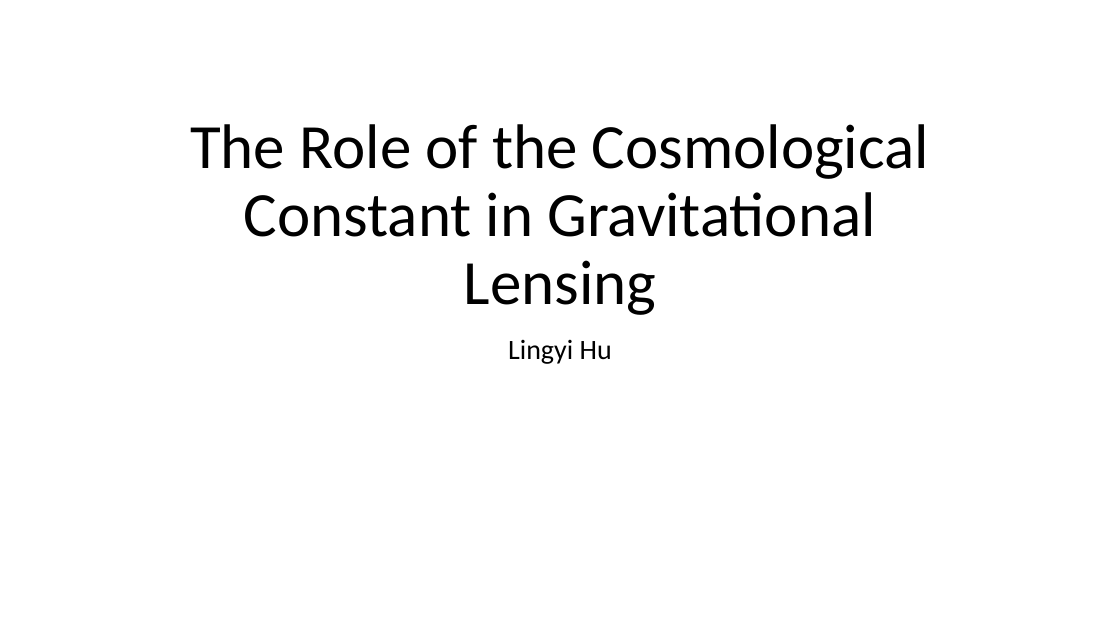
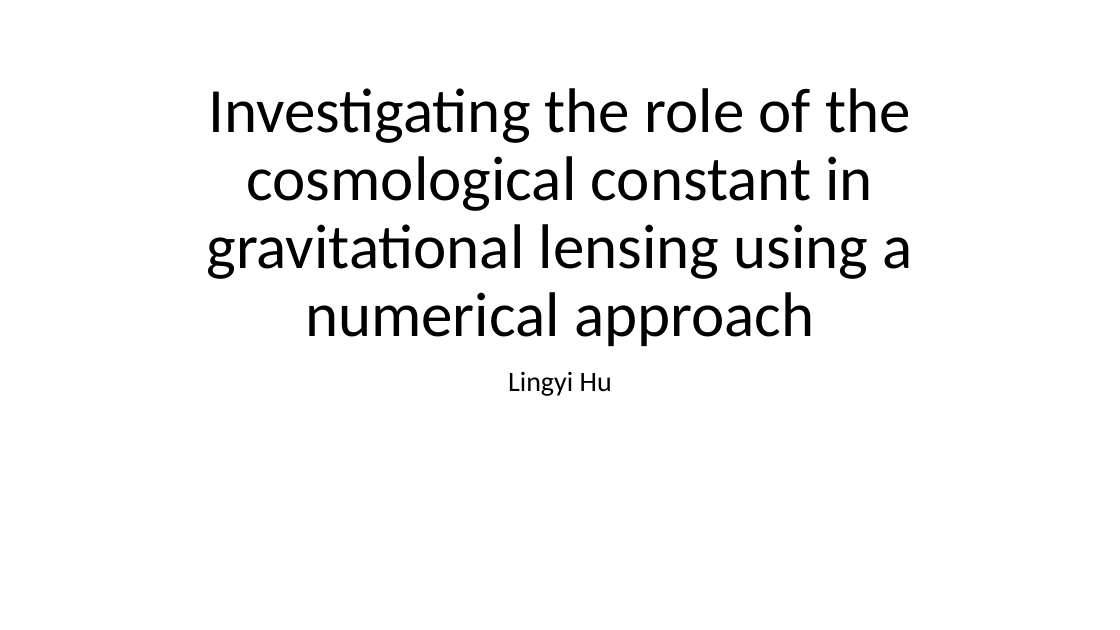
Before and after one commit to lingxz/lightbending, a slide deck: slide 1 of presentation2.pptx. Drawn at 1120x630 pixels with LibreOffice and Linux fonts; fonts in the diff are those of the drawing. Boxes give left, top, right and bottom in pixels: in the first picture for what was removed or moved away, otherwise in the second. Text is boxed around its words. In the diff, an @@ line names an element or a change of style, - is before the commit and + after.

```diff
--- a/presentation2.pptx
+++ b/presentation2.pptx
@@ title at <box>206,88,913,346</box>: text changed @@
-The Role of the Cosmological Constant in Gravitational Lensing
+Investigating the role of the cosmological constant in gravitational lensing using a numerical approach
@@ subtitle "Lingyi Hu": place and size @@
-subtitle "Lingyi Hu" at <box>508,340,612,364</box>
+subtitle "Lingyi Hu" at <box>508,372,612,396</box>
```
Also in this commit, not shown: 11 other slides changed, 17 slides added, 6 other files.
